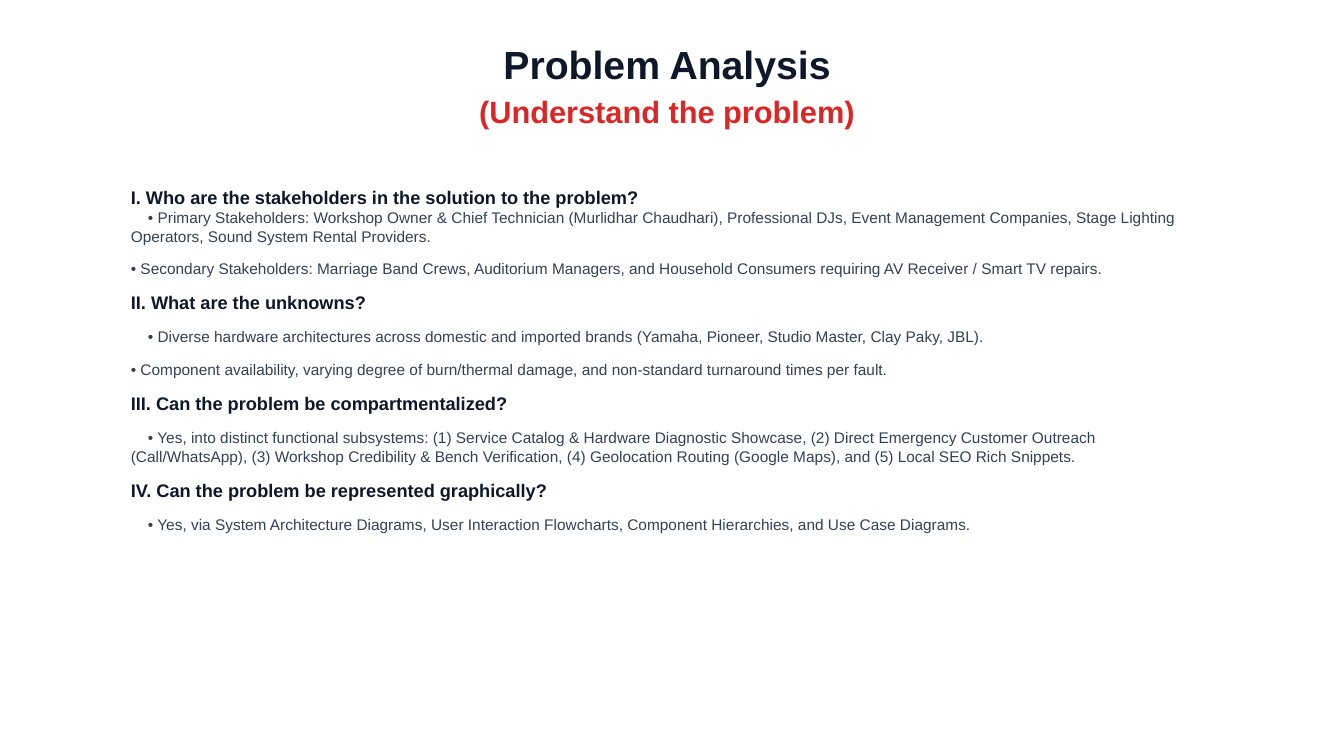
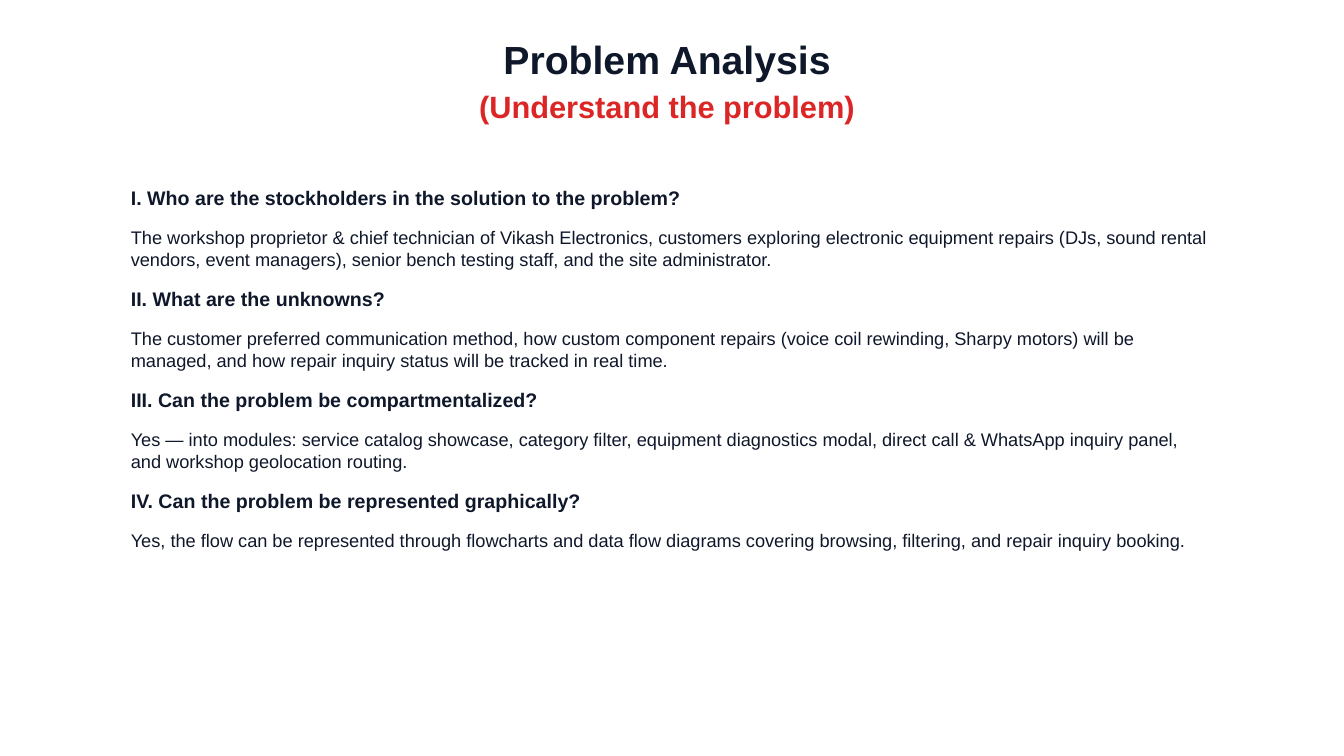
Before and after one commit to Prathmesh-oss/vikash-electronics, a slide deck: slide 7 of Vikash_Electronics_Academic_Presentation.pptx (slide 6 before the commit). Drawn at 1344x756 pixels with LibreOffice and Linux fonts; fonts in the diff are those of the drawing. Boxes give left, top, right and bottom in pixels: in the first picture for what was removed or moved away, otherwise in the second. Text is boxed around its words. In the diff, an @@ line names an element or a change of style, - is before the commit and + after.

```diff
--- a/Vikash_Electronics_Academic_Presentation.pptx
+++ b/Vikash_Electronics_Academic_Presentation.pptx
@@ text "Problem Analysis": place and size @@
-text "Problem Analysis" at <box>479,50,854,129</box>
+text "Problem Analysis" at <box>479,45,854,124</box>
@@ text at <box>131,190,1206,551</box>: text changed; size 11 to 13 pt; text colour #334155 to #0F172A @@
-I. Who are the stakeholders in the solution to the problem?
-• Primary Stakeholders: Workshop Owner & Chief Technician (Murlidhar Chaudhari), Professional DJs, Event Management Companies, Stage Lighting Operators, Sound System Rental Providers.
-• Secondary Stakeholders: Marriage Band Crews, Auditorium Managers, and Household Consumers requiring AV Receiver / Smart TV repairs.
-II. What are the unknowns?
-• Diverse hardware architectures across domestic and imported brands (Yamaha, Pioneer, Studio Master, Clay Paky, JBL).
-• Component availability, varying degree of burn/thermal damage, and non-standard turnaround times per fault.
-III. Can the problem be compartmentalized?
-• Yes, into distinct functional subsystems: (1) Service Catalog & Hardware Diagnostic Showcase, (2) Direct Emergency Customer Outreach (Call/WhatsApp), (3) Workshop Credibility & Bench Verification, (4) Geolocation Routing (Google Maps), and (5) Local SEO Rich Snippets.
-IV. Can the problem be represented graphically?
-• Yes, via System Architecture Diagrams, User Interaction Flowcharts, Component Hierarchies, and Use Case Diagrams.
+I. Who are the stockholders in the solution to the problem?
+The workshop proprietor & chief technician of Vikash Electronics, customers exploring electronic equipment repairs (DJs, sound rental vendors, event managers), senior bench testing staff, and the site administrator.
+II. What are the unknowns?
+The customer preferred communication method, how custom component repairs (voice coil rewinding, Sharpy motors) will be managed, and how repair inquiry status will be tracked in real time.
+III. Can the problem be compartmentalized?
+Yes — into modules: service catalog showcase, category filter, equipment diagnostics modal, direct call & WhatsApp inquiry panel, and workshop geolocation routing.
+IV. Can the problem be represented graphically?
+Yes, the flow can be represented through flowcharts and data flow diagrams covering browsing, filtering, and repair inquiry booking.
```
Also in this commit, not shown: 8 other slides changed, 18 slides added, 6 slides removed, 9 other files.
